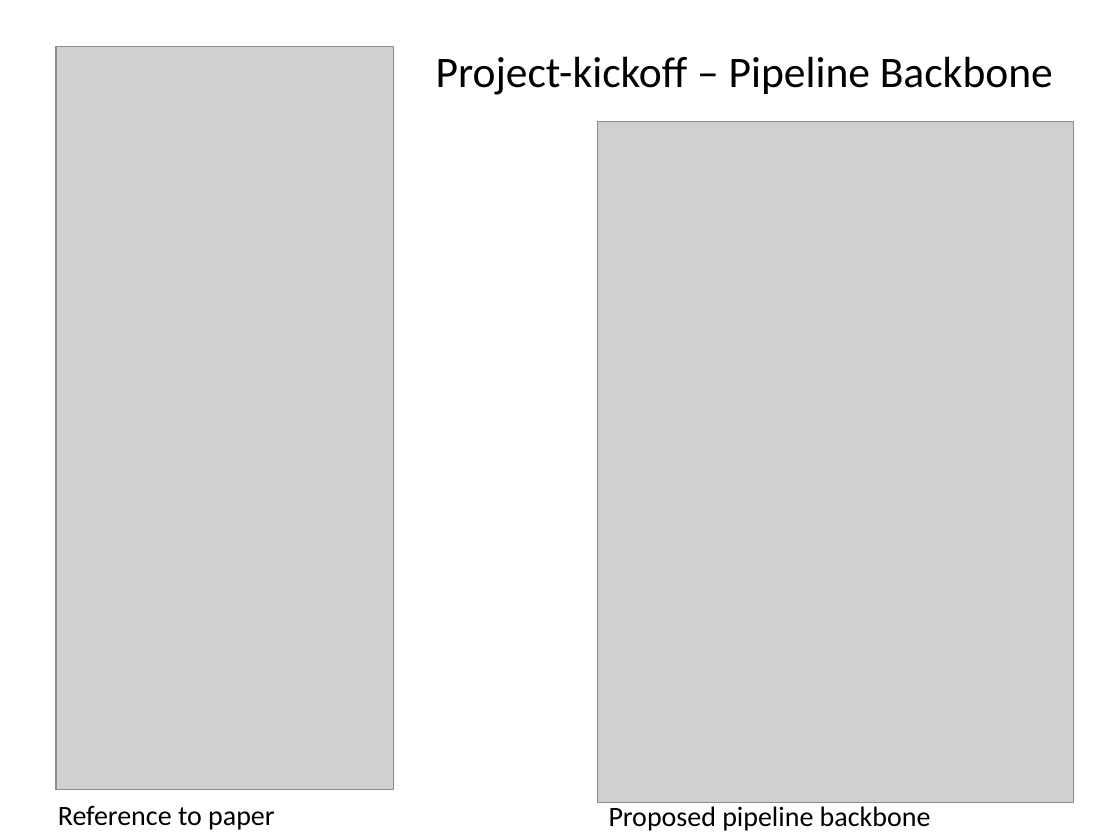
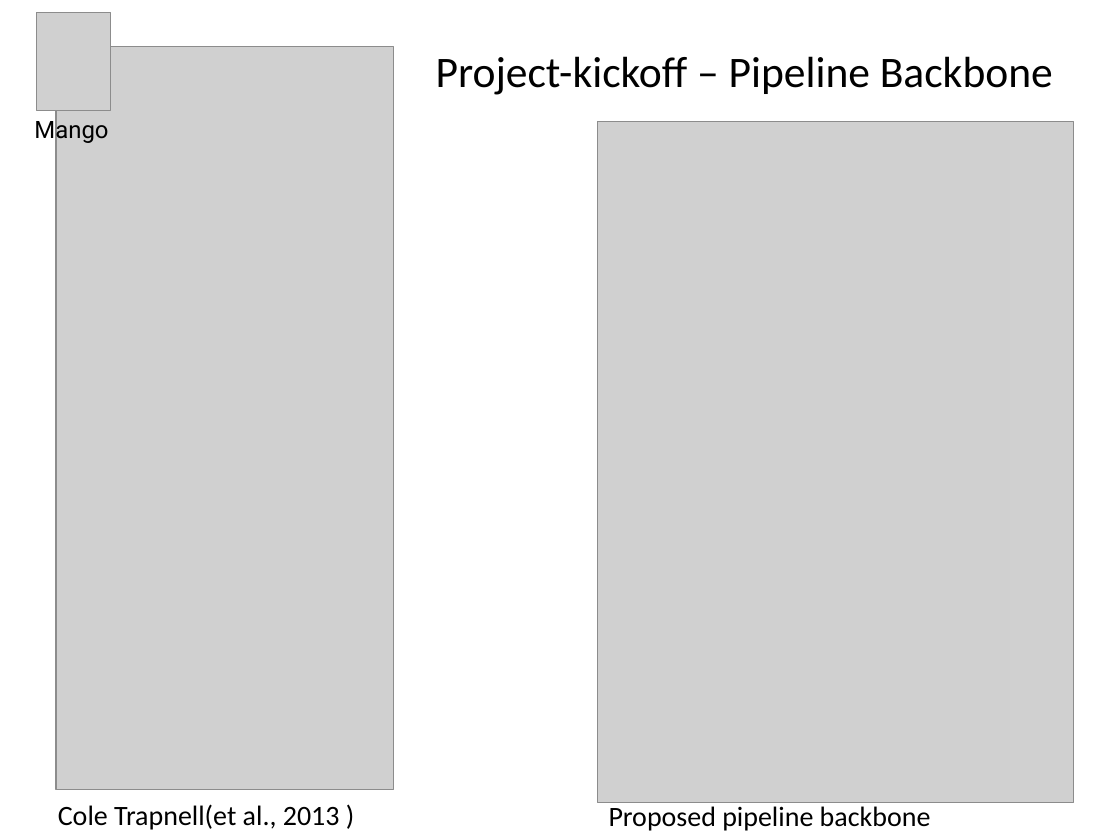
Before and after one commit to Bioinformatics-Mango/Bioinformatics, a slide deck: slide 5 of Presentations/Projectplan - planning and progress.pptx (slide 6 before the commit). Drawn at 1120x840 pixels with LibreOffice and Linux fonts; fonts in the diff are those of the drawing; grey boxes stand for pictures; background and template pictures are left out. Boxes give left, top, right and bottom in pixels: in the first picture for what was removed or moved away, otherwise in the second. Text is boxed around its words. In the diff, an @@ line names an element or a change of style, - is before the commit and + after.

Commit message:
First update of the project plan presentation
Updated first draft of the presentation

```diff
--- a/Presentations/Projectplan - planning and progress.pptx
+++ b/Presentations/Projectplan - planning and progress.pptx
@@ picture added at [37,12,111,111] @@
@@ text added at [34,116,108,144], 15.4 pt, text #000000 @@
+Mango
@@ text at [58,804,340,830]: text changed @@
-Reference to paper
+Cole Trapnell(et al., 2013 )
```
Also in this commit, not shown: 6 other slides changed, 3 slides added, 1 slide removed.
